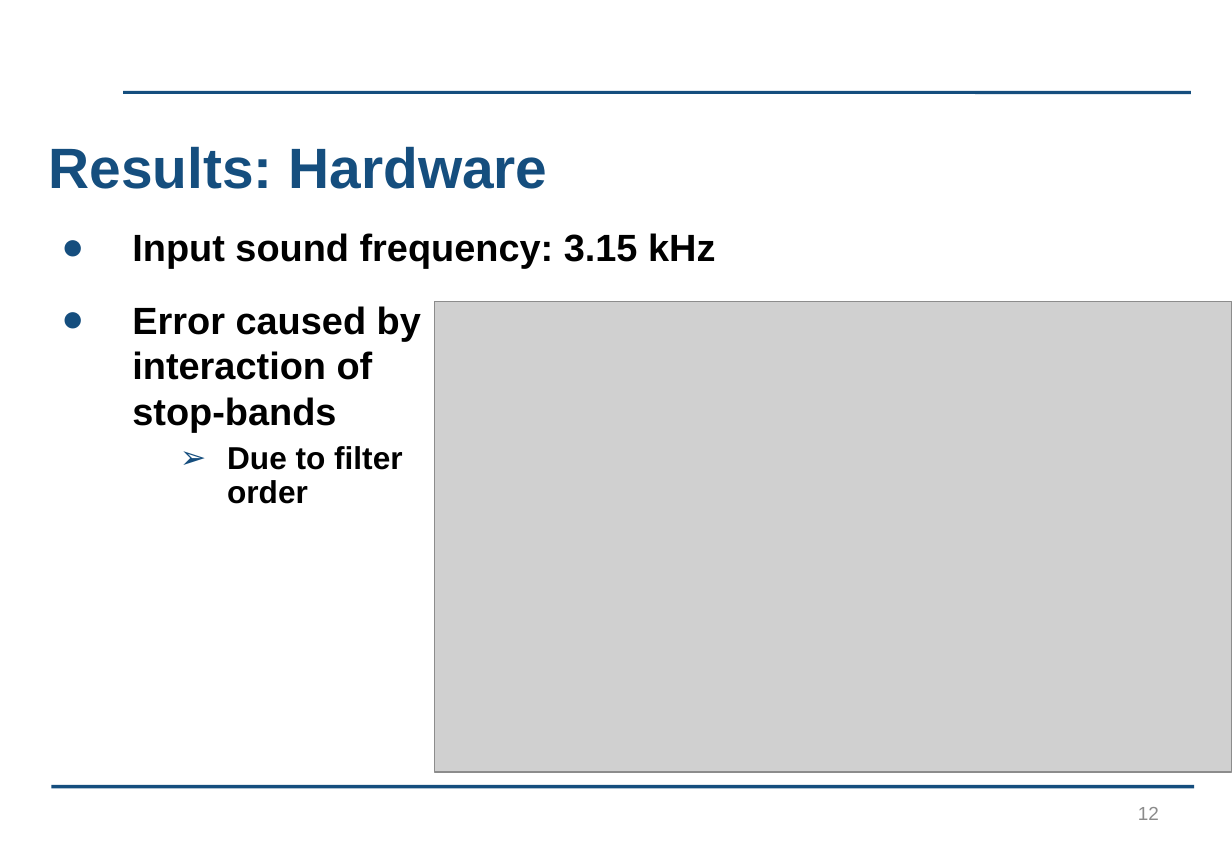
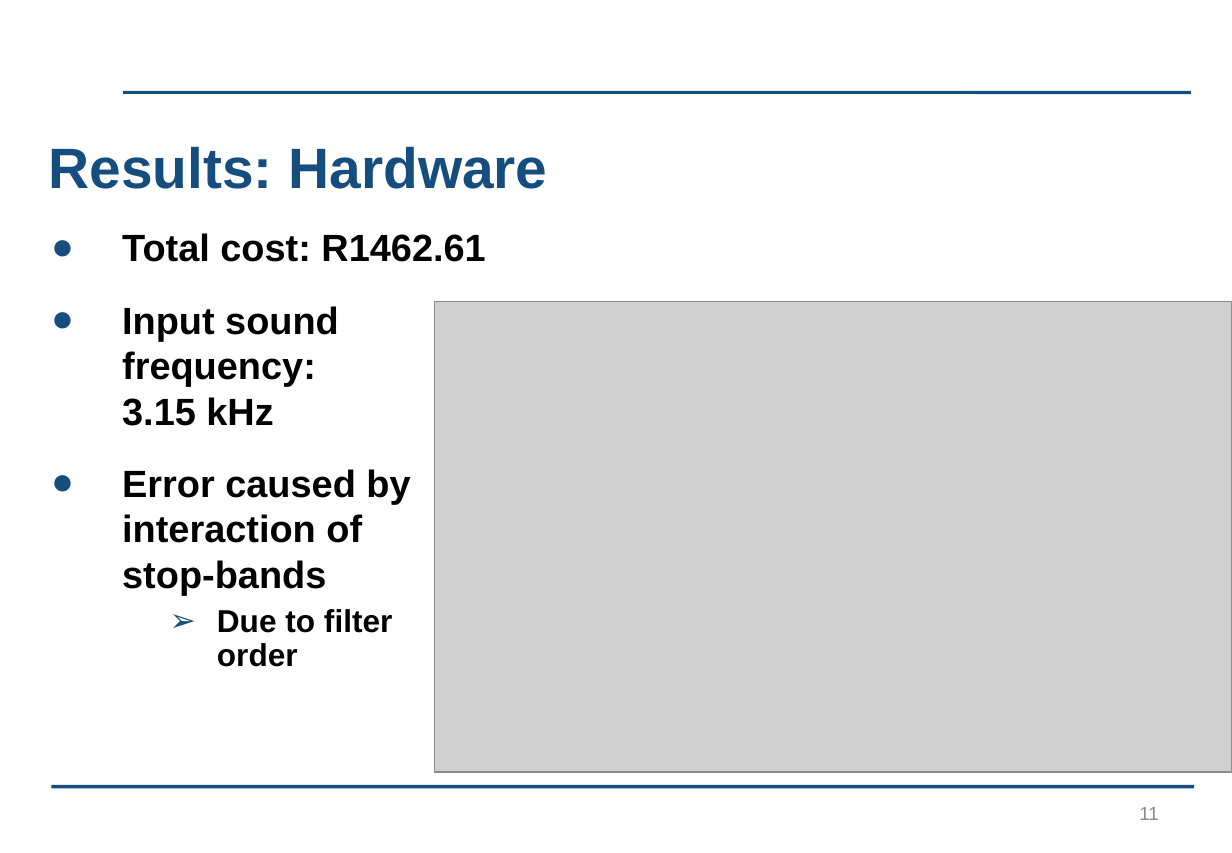
Before and after one commit to kayjayB/I_cant_hear_you, a slide deck: slide 11 of Presentation/Lab Project Presentation.pptx (slide 12 before the commit). Drawn at 1232x853 pixels with LibreOffice and Linux fonts; fonts in the diff are those of the drawing; grey boxes stand for pictures; background and template pictures are left out. Boxes give left, top, right and bottom in pixels: in the first picture for what was removed or moved away, otherwise in the second. Text is boxed around its words. In the diff, an @@ line names an element or a change of style, - is before the commit and + after.

```diff
--- a/Presentation/Lab Project Presentation.pptx
+++ b/Presentation/Lab Project Presentation.pptx
@@ text "Total cost: R1462.61": place and size @@
-text "Total cost: R1462.61" at (132,233,715,504)
+text "Total cost: R1462.61" at (122,233,485,667)
@@ text at (122,233,485,262): paragraph added @@
+● Total cost: R1462.61
@@ page number at (1139,807,1159,820): text changed @@
-12
+11
```
Also in this commit, not shown: 10 other slides changed, 1 slide removed, 1 other file.
